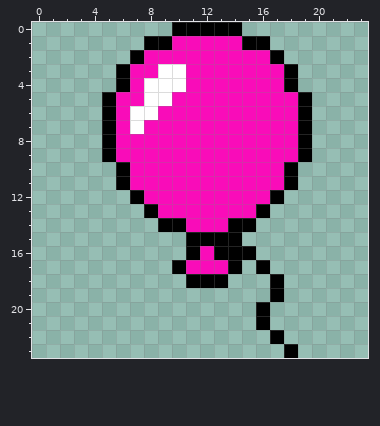
File history of a pixel-art sprite, Assets/my_graphics/balloon/balloon1.png. Above, as it was before the edit.
The file is 24x24 pixels.
The result:
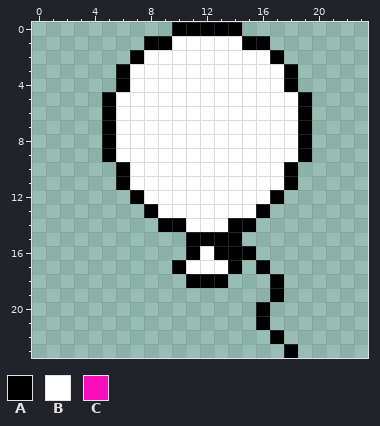
Palette (. is transparent): A #000000  B #ffffff  C #f90cb9
Commit message: balloons are now in color
What changed:
Changed rows in their new state; - is an unchanged pixel.
first column x 6:
 1 ----BBBBB----
 2 --BBBBBBBBB--
 3 -BB--BBBBBBB-
 4 -B---BBBBBBB-
 5 BB--BBBBBBBBB
 6 B--BBBBBBBBBB
 7 B-BBBBBBBBBBB
 8 BBBBBBBBBBBBB
 9 BBBBBBBBBBBBB
10 -BBBBBBBBBBB-
11 -BBBBBBBBBBB-
12 --BBBBBBBBB--
13 ---BBBBBBB---
14 -----BBB-----
16 ------B------
17 -----BBB-----
Where, in picture pixels (left, top, right, bottom), the same in both pictures:
changed: (116, 36, 298, 274)
